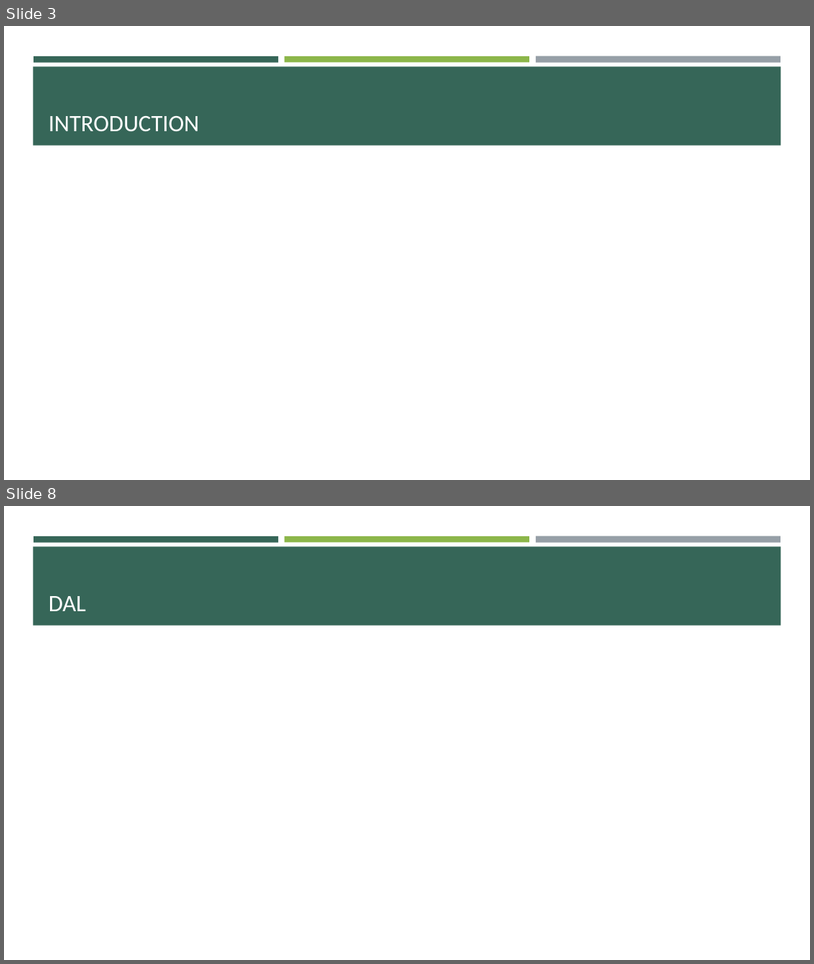
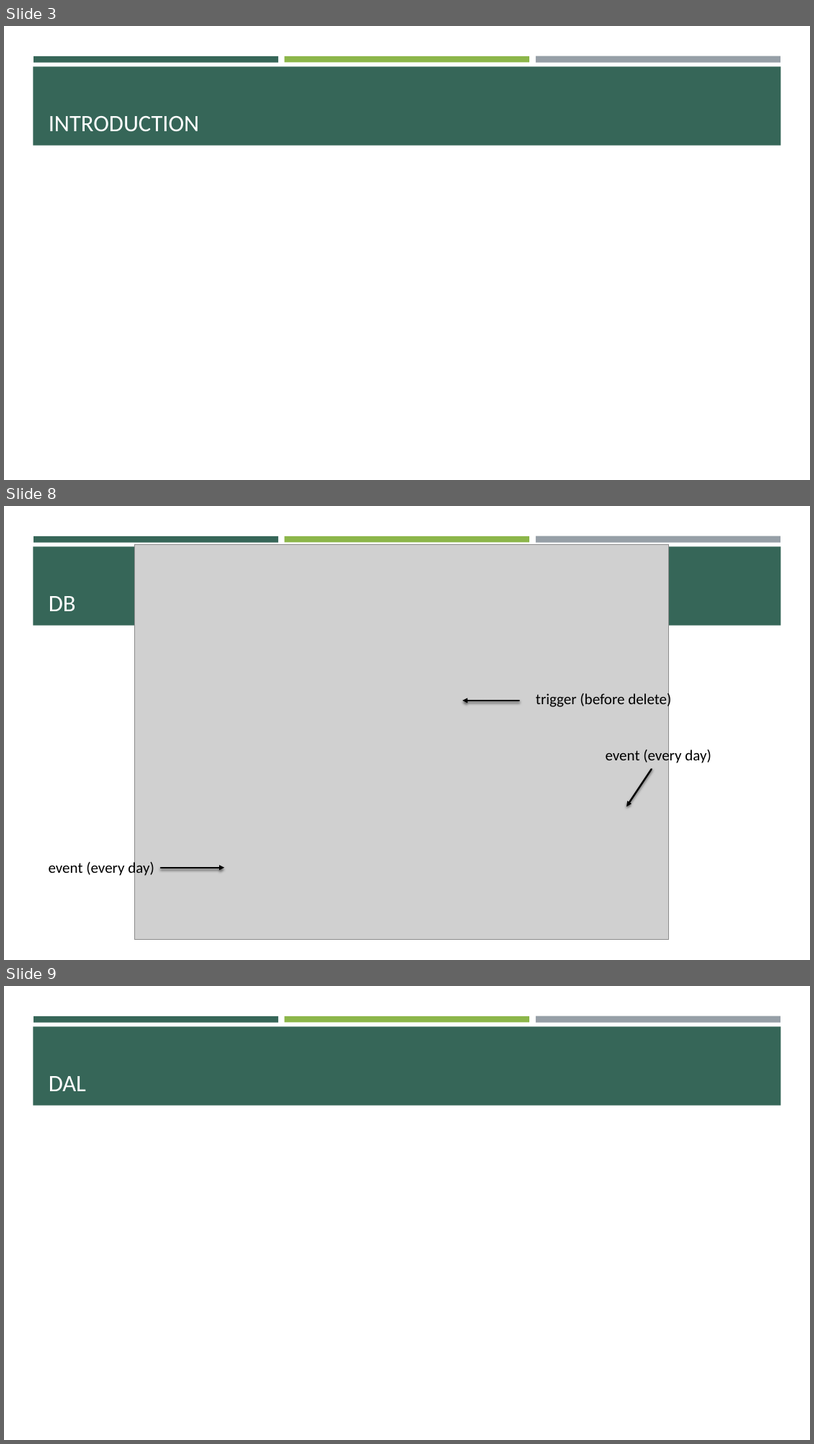
Before and after one commit to Angorance/HEIGVD_MoneyThoring, a slide deck: MoneyThoring.pptx. Shown one above the other, each under a label of ours: slides 3 and 8 before the commit, slides 3, 8 and 9 after it; the slides between them are not shown. The pictures are 814x964 and 814x1444 pixels, drawn with LibreOffice and Linux fonts; fonts in the diff are those of the drawing; grey boxes stand for pictures. Boxes give left, top, right and bottom in pixels: in the first picture for what was removed or moved away, otherwise in the second. Text is boxed around its words. In the diff, an @@ line names an element or a change of style, - is before the commit and + after.

```diff
--- a/MoneyThoring.pptx
+++ b/MoneyThoring.pptx
@@ slide 8 added at (4,506,810,960), background #FFFFFF; not listed: 4 template elements that a slide beside it also shows @@
@@ picture added at (134,544,669,939) @@
@@ title added at (49,596,76,611), 28 pt, text #FFFFFF @@
+DB
@@ text added at (536,692,671,709), 18 pt, text #000000 @@
+trigger (before delete)
@@ arrow added from (520, 700) to (463, 700), #000000 2 pt @@
@@ text added at (606,748,712,765), 18 pt, text #000000 @@
+event (every day)
@@ arrow added from (652, 769) to (627, 806), #000000 2 pt @@
@@ text added at (49,860,154,878), 18 pt, text #000000 @@
+event (every day)
@@ arrow added from (161, 867) to (224, 867), #000000 2 pt @@
@@ what was slide 8 is now slide 9 @@
```
Also in this commit, not shown: 4 slides changed, 1 other slide added, 1 slide removed, 1 other file.
